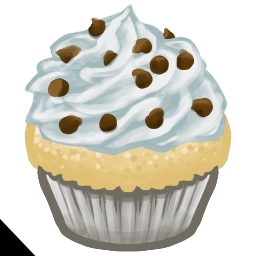
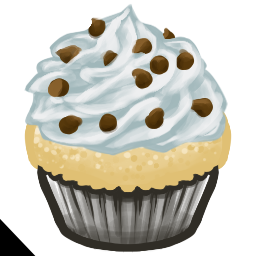
Comparing the layer stacks of the two w=256, h=256 images. Changes:
pixels changed over bbox(36, 164, 220, 253) (layer not identified)
